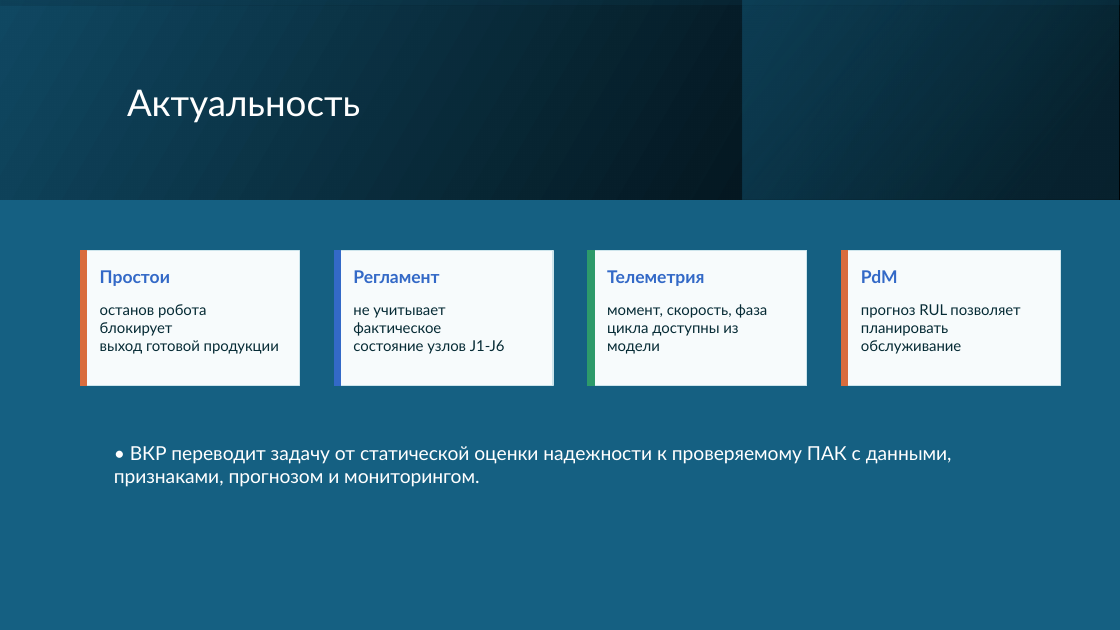
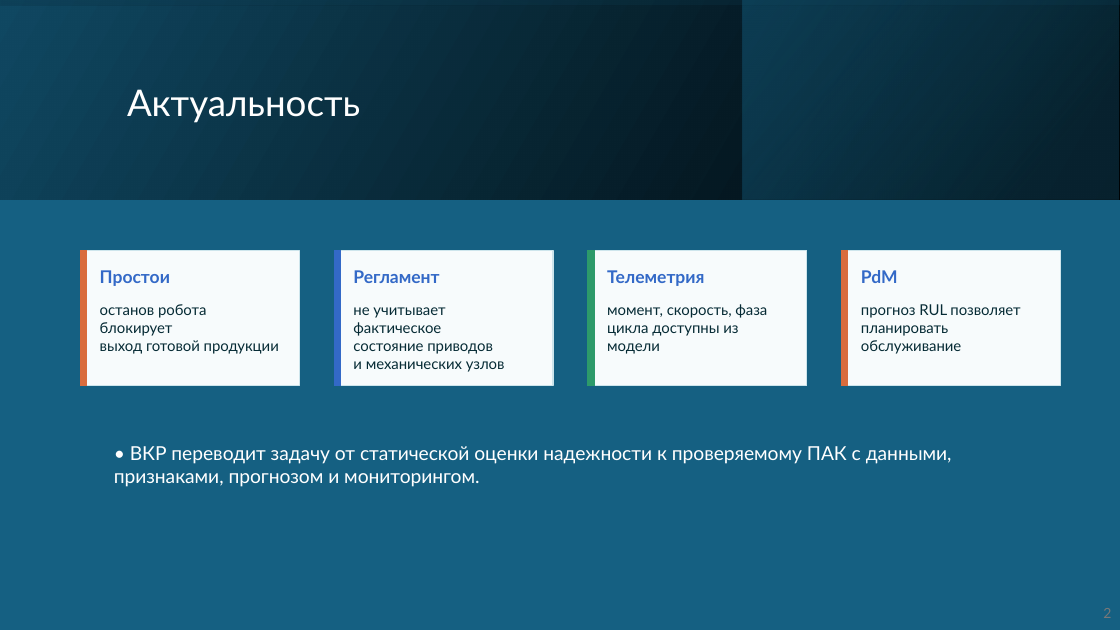
Before and after one commit to LionKMufasa/diplom_mem, a slide deck: slide 2 of вкр/Презентация ВКР 2026 Миронов Егор Максимович.pptx. Drawn at 1120x630 pixels with LibreOffice and Linux fonts; fonts in the diff are those of the drawing. Boxes give left, top, right and bottom in pixels: in the first picture for what was removed or moved away, otherwise in the second. Text is boxed around its words. In the diff, an @@ line names an element or a change of style, - is before the commit and + after.

```diff
--- a/вкр/Презентация ВКР 2026 Миронов Егор Максимович.pptx
+++ b/вкр/Презентация ВКР 2026 Миронов Егор Максимович.pptx
@@ text at (x1=353, y1=343, x2=505, y2=372): text changed @@
-состояние узлов J1-J6
+состояние приводов
+и механических узлов
@@ text added at (x1=1103, y1=608, x2=1111, y2=618), 12 pt, text #797979 @@
+2
```
Also in this commit, not shown: 14 other slides changed, 2 slides added, 2 slides removed, 20 other files.
